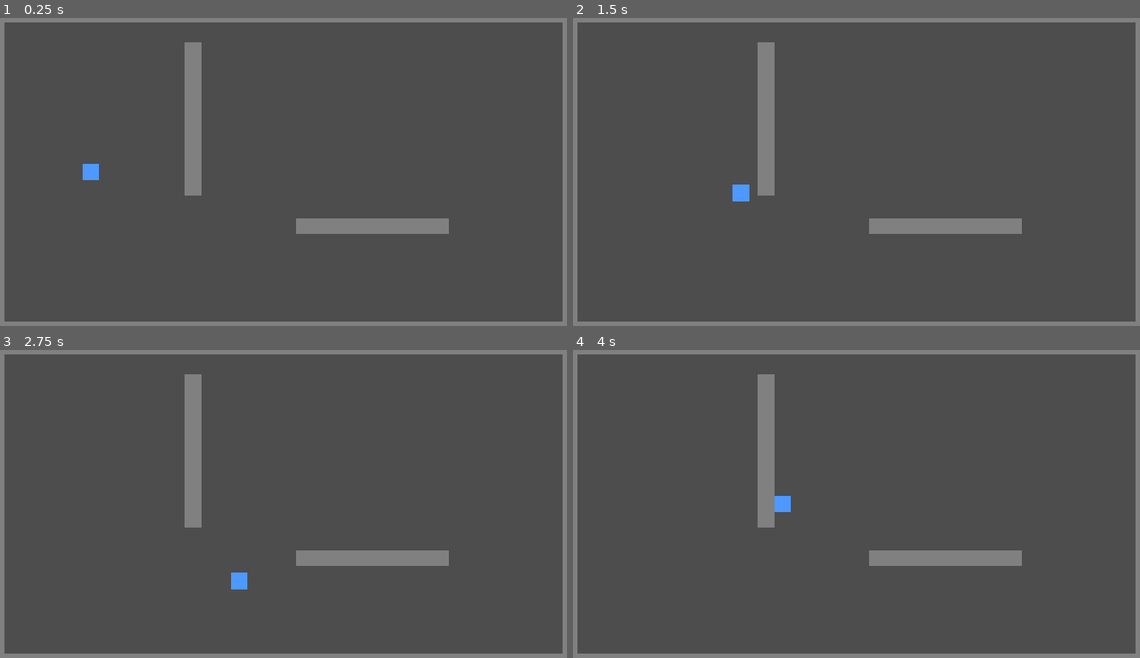
Above: before the commit, frames 1-4 (two rows, left to right).
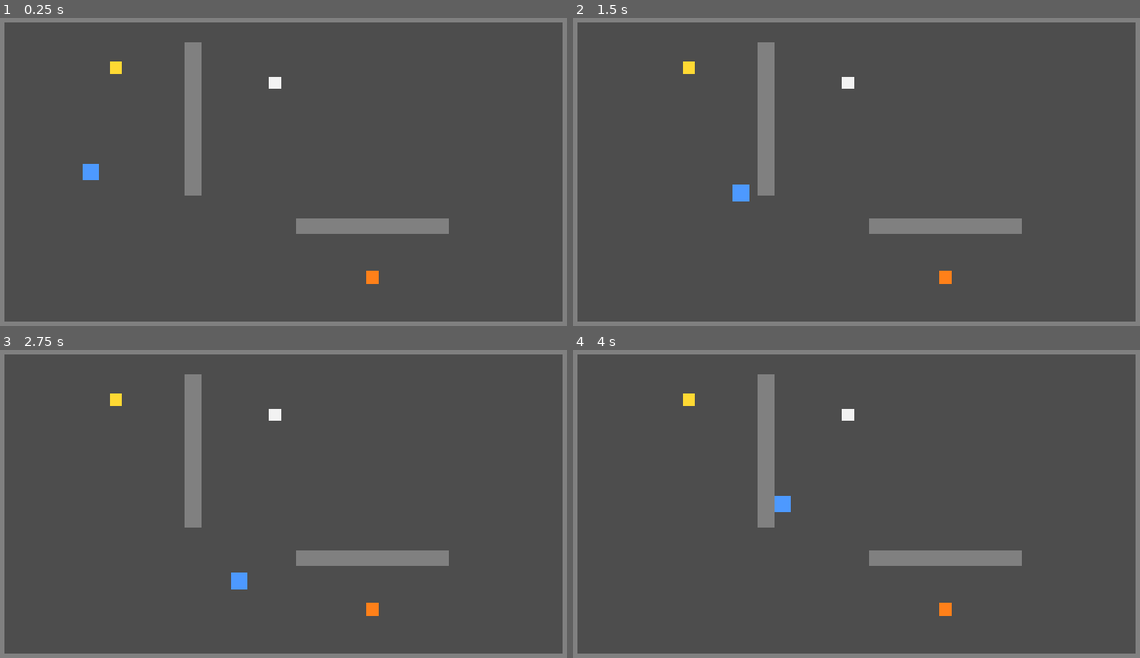
Above: after the commit, the same moments.

Repository: Mugen0619/night-shift-escape
Game: Godot game, scene res://scenes/main.tscn
The game is run twice, just before and just after one commit, with the same random seed, the same clock (stepped at 60 frames per second) and the same inputs.
Inputs:
- Up to frame 1 (0.25 s): no input
- Up to frame 2 (1.5 s): tap Enter at 0.5 s; hold D (move_right) 0.53-1.28 s; hold S (move_down) from 1.28 s (still down)
- Up to frame 3 (2.75 s): release S (move_down) at 2.03 s; hold D (move_right) from 2.03 s (still down)
- Up to frame 4 (4 s): release D (move_right) at 2.78 s; hold W (move_up) 2.78-3.53 s; hold A (move_left) from 3.53 s (still down)

The runs differ from the first frame. In frame 1, 0.3% of the frame differs, in the area x 19-67%, y 14-87%; in frame 2, 0.3%; in frame 3, 0.3%; in frame 4, 0.3%.

Commit message:
Day 2: アイテム配置・取得機能を実装
- GameManager(Autoload)を追加し、has_key / has_chart / has_flashlight の3つだけを管理
- アイテム(Area2D)のシーンを追加。プレイヤーが触れると GameManager に伝えて消える
- Main Scene に鍵・カルテ・懐中電灯を1個ずつ配置(色で区別する仮表示)
- プレイヤーを判別するため、player.tscn に "player" グループを追加(player.gd は変更なし)

Refs #5

Co-Authored-By: Claude Opus 5.5 <noreply@anthropic.com>

Diff:
--- a/project.godot
+++ b/project.godot
@@ -14,6 +14,10 @@
 run/main_scene="res://scenes/main.tscn"
 config/features=PackedStringArray("4.7", "GL Compatibility")
 config/icon="res://icon.svg"
+
+[autoload]
+
+GameManager="*res://scripts/game_manager.gd"
 
 [display]
 
--- /dev/null
+++ b/scenes/item.tscn
@@ -0,0 +1,18 @@
+[gd_scene format=3]
+
+[ext_resource type="Script" path="res://scripts/item.gd" id="1_script"]
+
+[sub_resource type="RectangleShape2D" id="RectangleShape2D_item"]
+size = Vector2(24, 24)
+
+[node name="Item" type="Area2D"]
+script = ExtResource("1_script")
+
+[node name="CollisionShape2D" type="CollisionShape2D" parent="."]
+shape = SubResource("RectangleShape2D_item")
+
+[node name="ColorRect" type="ColorRect" parent="."]
+offset_left = -12.0
+offset_top = -12.0
+offset_right = 12.0
+offset_bottom = 12.0
--- a/scenes/main.tscn
+++ b/scenes/main.tscn
@@ -1,6 +1,7 @@
 [gd_scene format=3]
 
 [ext_resource type="PackedScene" path="res://scenes/player.tscn" id="1_player"]
+[ext_resource type="PackedScene" path="res://scenes/item.tscn" id="2_item"]
 
 [sub_resource type="RectangleShape2D" id="RectangleShape2D_horizontal"]
 size = Vector2(1152, 32)
@@ -96,5 +97,19 @@
 offset_bottom = 16.0
 color = Color(0.5, 0.5, 0.5, 1)
 
+[node name="Items" type="Node2D" parent="."]
+
+[node name="Key" parent="Items" instance=ExtResource("2_item")]
+position = Vector2(250, 120)
+item_type = "key"
+
+[node name="Chart" parent="Items" instance=ExtResource("2_item")]
+position = Vector2(560, 150)
+item_type = "chart"
+
+[node name="Flashlight" parent="Items" instance=ExtResource("2_item")]
+position = Vector2(750, 530)
+item_type = "flashlight"
+
 [node name="Player" parent="." instance=ExtResource("1_player")]
 position = Vector2(200, 324)
--- a/scenes/player.tscn
+++ b/scenes/player.tscn
@@ -5,7 +5,7 @@
 [sub_resource type="RectangleShape2D" id="RectangleShape2D_body"]
 size = Vector2(32, 32)
 
-[node name="Player" type="CharacterBody2D"]
+[node name="Player" type="CharacterBody2D" groups=["player"]]
 motion_mode = 1
 script = ExtResource("1_script")
 
--- /dev/null
+++ b/scripts/game_manager.gd
@@ -0,0 +1,21 @@
+extends Node
+## ゲーム全体で共有する状態を持つ。Autoload(project.godot に登録)として常に1つだけ存在する。
+## Day 2 時点では、3つのアイテムを取得したかどうかだけを管理する。
+
+var has_key: bool = false
+var has_chart: bool = false
+var has_flashlight: bool = false
+
+
+# アイテムを取得済みにする。item_type は item.gd の item_type と同じ文字列。
+func collect_item(item_type: String) -> void:
+	match item_type:
+		"key":
+			has_key = true
+		"chart":
+			has_chart = true
+		"flashlight":
+			has_flashlight = true
+		_:
+			# 想定外の名前は、タイプミスにすぐ気付けるようにエラーとして出す。
+			push_error("未知のアイテム種類: %s" % item_type)
--- /dev/null
+++ b/scripts/item.gd
@@ -0,0 +1,28 @@
+extends Area2D
+## マップ上のアイテム。プレイヤーが触れると GameManager に取得を伝えて消える。
+## 3種類とも同じシーン(item.tscn)を使い、item_type だけを変えて配置する。
+
+# 仮の見た目として、種類ごとに色を分ける(画像素材はまだ使わない)。
+const COLORS: Dictionary = {
+	"key": Color(1.0, 0.85, 0.2),         # 鍵: 黄色
+	"chart": Color(0.95, 0.95, 0.95),     # カルテ: 白
+	"flashlight": Color(1.0, 0.5, 0.1),   # 懐中電灯: オレンジ
+}
+
+# インスペクターで選べるようにする(main.tscn で配置ごとに設定)。
+@export_enum("key", "chart", "flashlight") var item_type: String = "key"
+
+
+func _ready() -> void:
+	$ColorRect.color = COLORS[item_type]
+	# Area2D は「重なった」ことを検知するだけで、プレイヤーの移動は妨げない。
+	body_entered.connect(_on_body_entered)
+
+
+func _on_body_entered(body: Node2D) -> void:
+	# 壁など、プレイヤー以外の物体には反応しない。
+	if not body.is_in_group("player"):
+		return
+	GameManager.collect_item(item_type)
+	# ノードごと削除するので、同じアイテムをもう一度取得することはない。
+	queue_free()
Not shown, added: scripts/game_manager.gd.uid
Not shown, added: scripts/item.gd.uid
